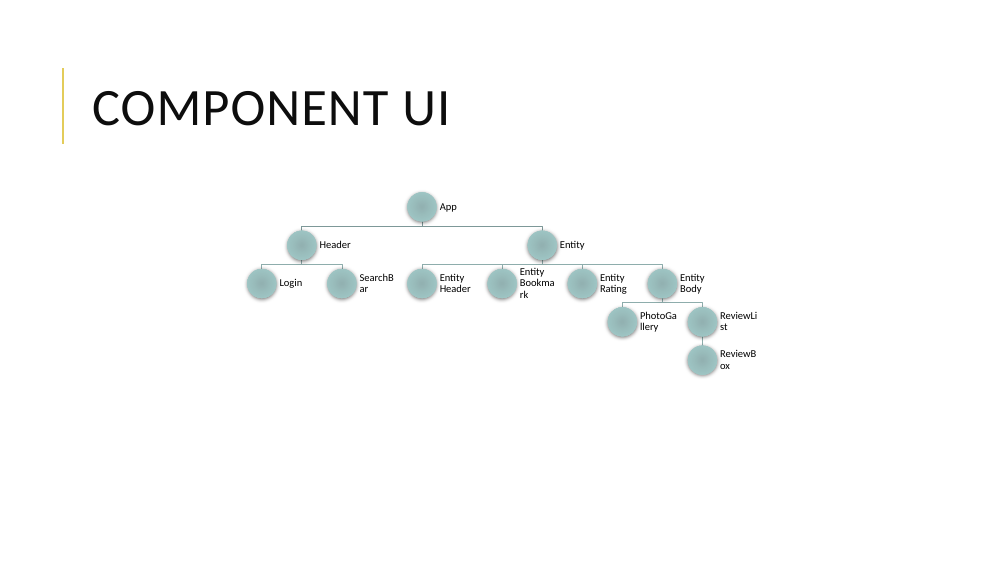
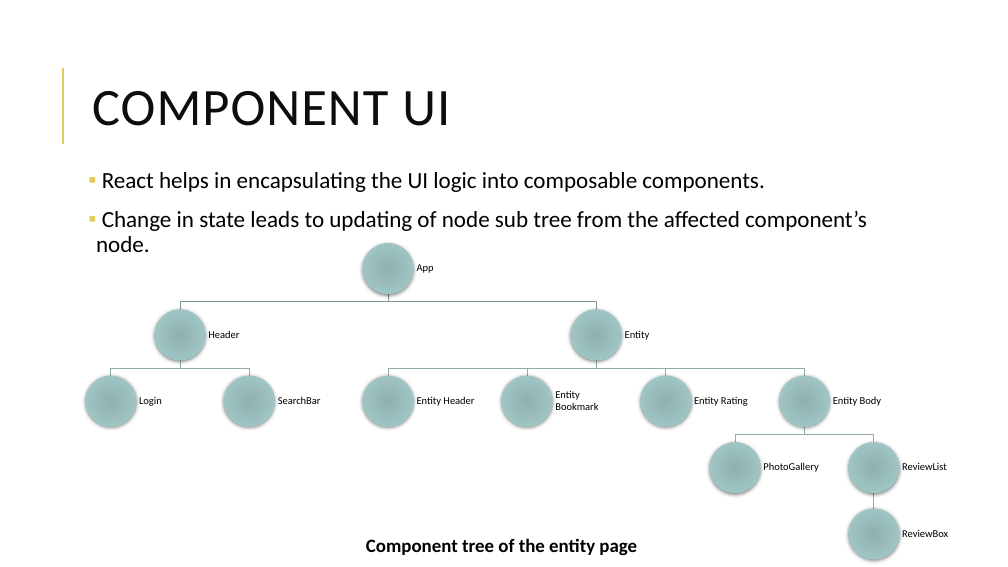
Before and after one commit to bogas04/MVP-Generator, a slide deck: slide 31 of docs/Final/Presentation.pptx (slide 23 before the commit). Drawn at 1008x567 pixels with LibreOffice and Linux fonts; fonts in the diff are those of the drawing. Boxes give left, top, right and bottom in pixels: in the first picture for what was removed or moved away, otherwise in the second. Text is boxed around its words. In the diff, an @@ line names an element or a change of style, - is before the commit and + after.

Commit message:
update ppt

```diff
--- a/docs/Final/Presentation.pptx
+++ b/docs/Final/Presentation.pptx
@@ text added at box(96, 172, 867, 252), 22 pt, text #000000 @@
+▪ React helps in encapsulating the UI logic into composable components.
+▪ Change in state leads to updating of node sub tree from the affected component’s node.
@@ ellipse: place and size @@
-ellipse at box(408, 269, 437, 299)
+ellipse at box(363, 243, 414, 294)
@@ text "App": place and size @@
-text "App" at box(440, 203, 457, 212)
+text "App" at box(417, 264, 434, 273)
@@ freeform shape: place and size @@
-freeform shape at box(422, 222, 542, 231)
+freeform shape at box(388, 294, 596, 310)
@@ ellipse: place and size @@
-ellipse at box(247, 269, 277, 299)
+ellipse at box(155, 310, 206, 361)
@@ text "Header": place and size @@
-text "Header" at box(320, 240, 351, 248)
+text "Header" at box(208, 330, 239, 338)
@@ ellipse: place and size @@
-ellipse at box(608, 307, 637, 337)
+ellipse at box(571, 310, 622, 361)
@@ text "Entity": place and size @@
-text "Entity" at box(560, 241, 585, 250)
+text "Entity" at box(625, 331, 650, 340)
@@ group removed at box(262, 192, 718, 337): 8 ellipses, 6 freeform shapes @@
@@ text "Login": place and size @@
-text "Login" at box(280, 279, 303, 288)
+text "Login" at box(139, 397, 162, 406)
@@ text "SearchBar" rewrapped from box(357, 269, 401, 299) to box(278, 396, 321, 404) @@
@@ freeform shape: place and size @@
-freeform shape at box(422, 260, 542, 269)
+freeform shape at box(388, 361, 596, 377)
@@ text "Entity Header" rewrapped from box(440, 274, 471, 292) to box(417, 396, 474, 406) @@
@@ freeform shape: place and size @@
-freeform shape at box(542, 260, 582, 269)
+freeform shape at box(527, 361, 597, 377)
@@ text "Entity Bookmark" rewrapped from box(520, 268, 545, 277) to box(555, 390, 598, 410) @@
@@ freeform shape: place and size @@
-freeform shape at box(622, 298, 662, 307)
+freeform shape at box(597, 361, 666, 377)
@@ freeform shape: place and size @@
-freeform shape at box(699, 337, 706, 346)
+freeform shape at box(597, 361, 805, 377)
@@ ellipse: place and size @@
-ellipse at box(688, 346, 718, 375)
+ellipse at box(640, 377, 691, 427)
@@ text "Entity Rating" rewrapped from box(600, 274, 627, 294) to box(694, 397, 748, 406) @@
@@ text "Entity Body" rewrapped from box(680, 274, 705, 294) to box(833, 397, 881, 406) @@
@@ text "PhotoGallery" rewrapped from box(637, 307, 681, 337) to box(763, 462, 818, 472) @@
@@ text "ReviewList" rewrapped from box(717, 307, 761, 337) to box(902, 463, 947, 470) @@
@@ group added at box(85, 294, 899, 560): 8 ellipses, 6 freeform shapes @@
@@ text "ReviewBox" rewrapped from box(717, 346, 761, 375) to box(902, 530, 948, 537) @@
@@ text added at box(366, 538, 637, 556), 18 pt, text #000000, bold @@
+Component tree of the entity page
```
Also in this commit, not shown: 11 other slides changed, 20 slides added, 11 slides removed.
